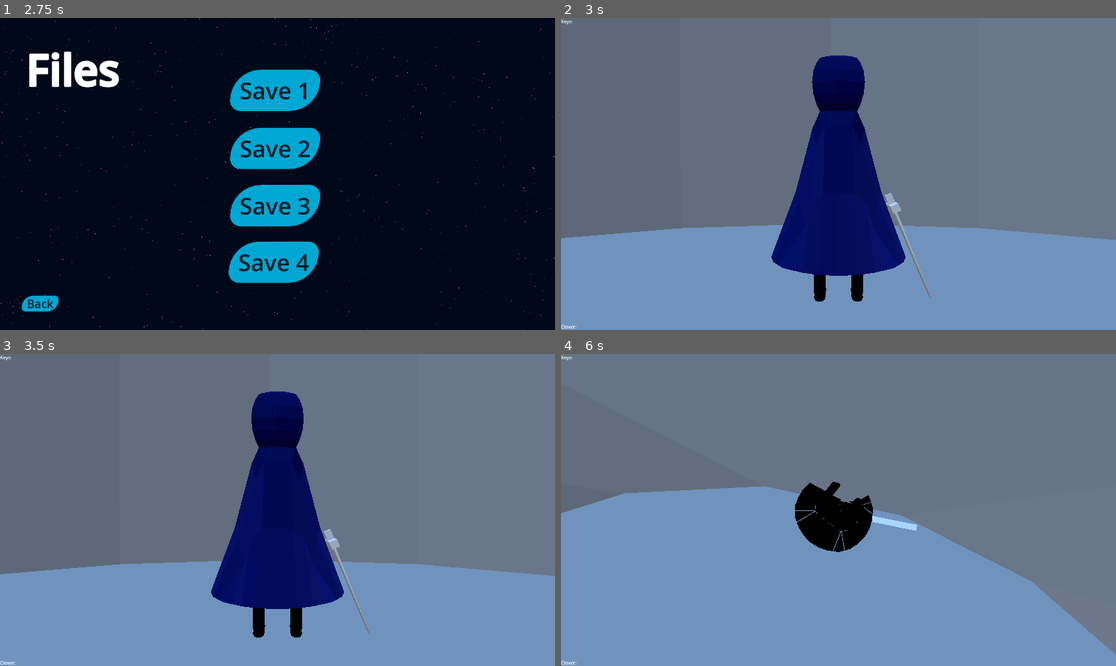
Above: before the commit, frames 1-4 (two rows, left to right).
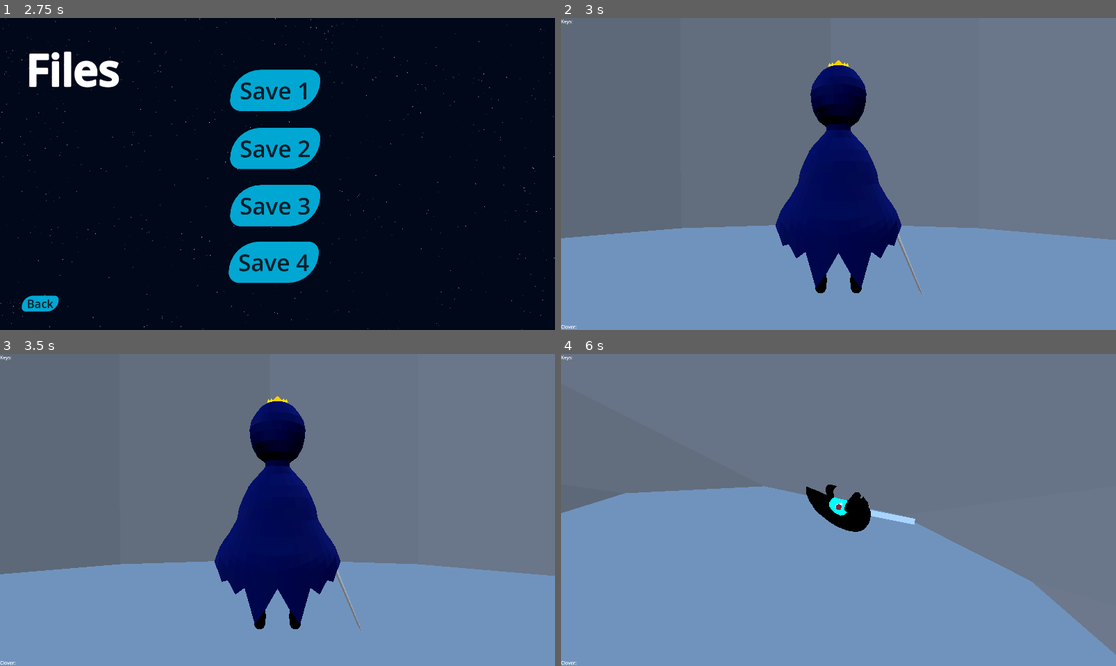
Above: after the commit, the same moments.

Repository: ruapotato/Gravitationally-Challenged
Game: Godot game, scene res://2d_interfaces/Title.tscn
Same seed, same stepped clock (60 frames per second), same inputs: the game is played once before the commit and once after it. Sound files missing from this copy of the repository are replaced by a short silence.
Inputs (mouse positions are in pixels of both pictures, inside the frame that each line leads up to):
- Up to frame 1 (2.75 s): click "Play" at 0.5 s; click "Back" at 1.25 s; click "Play" at 2 s
- Up to frame 2 (3 s): click "Save 1" at 2.75 s
- Up to frame 3 (3.5 s): no input
- Up to frame 4 (6 s): tap Enter at 3.5 s; move the mouse to (866, 510) at 3.52 s; press the mouse at (866, 510) at 3.53 s; hold W (up) from 3.53 s (still down); move the mouse to (810, 510) at 4.27 s; release the mouse at (810, 510) at 4.28 s; tap Mouse wheel up (zoom_in) at 4.35 s; tap Space (reverse) at 5 s; move the mouse to (849, 503) at 5.02 s; hold Mouse wheel down (zoom_out) 5.03-5.78 s; move the mouse to (832, 516) at 5.77 s; click (832, 516) at 5.85 s

Frame 1 is identical in both runs. In frame 2, 3.8% of the frame differs, in the area x 37-67%, y 12-91%; in frame 3, 3.6%; in frame 4, 1.7%.

Commit message:
Add badass player mesh into game

Diff:
--- a/entities/legs.gd
+++ b/entities/legs.gd
@@ -6,7 +6,7 @@
 
 const LEG_SPEED = 8.0  # Speed of leg swing
 const MAX_ANGLE = PI/10  # Maximum swing angle
-const LEG_LENGTH = 0.32  # Length of each leg
+const LEG_LENGTH = 0.4  # Length of each leg
 const RESET_SPEED = 5.0  # Speed at which legs return to neutral
 const SOUND_THRESHOLD = 0.95  # Threshold for playing sound (95% of max angle)
 
--- a/entities/player.gd
+++ b/entities/player.gd
@@ -21,8 +21,8 @@
 const LERP_VAL = 0.15
 const GRAVITY_SCALE = 1.0
 const ROTATION_SPEED = 10.0
-const MIN_STRETCH = 0.7
-const MAX_STRETCH = 0.8
+const MIN_STRETCH = 1.0
+const MAX_STRETCH = 1.1
 const STRETCH_SPEED = 8.0
 const KNOCKDOWN_DURATION = 3.0
 const KNOCKDOWN_ROTATION_SPEED = 5.0
--- a/entities/player.tscn
+++ b/entities/player.tscn
@@ -1,7 +1,7 @@
 [gd_scene load_steps=10 format=3 uid="uid://bej60nbr21nhf"]
 
-[ext_resource type="PackedScene" uid="uid://ci6dvjpgwuevu" path="res://import/player.glb" id="2_5hcgc"]
 [ext_resource type="Script" path="res://entities/player.gd" id="2_ivawi"]
+[ext_resource type="PackedScene" uid="uid://cea6mpd4nqc38" path="res://import/player2.glb" id="2_tbhwb"]
 [ext_resource type="Material" uid="uid://5by4njtaogfn" path="res://native/player.tres" id="3_0dd4x"]
 [ext_resource type="Script" path="res://entities/legs.gd" id="3_pa33j"]
 [ext_resource type="PackedScene" uid="uid://bif4c56lalkna" path="res://weapons/sword.tscn" id="4_4lhy3"]
@@ -43,14 +43,14 @@
 [node name="bot_right" type="Node3D" parent="."]
 transform = Transform3D(1, 0, 0, 0, 1, 0, 0, 0, 1, 0.105191, 0.871933, 0.0914997)
 
-[node name="mesh" parent="." instance=ExtResource("2_5hcgc")]
-transform = Transform3D(1, 0, 0, 0, 1, 0, 0, 0, 1, 0, 0.432527, 0)
+[node name="mesh" parent="." instance=ExtResource("2_tbhwb")]
+transform = Transform3D(1, 0, 0, 0, 1, 0, 0, 0, 1, 0, 0.367852, -0.0646426)
 
-[node name="Plane" parent="mesh" index="0"]
+[node name="cape" parent="mesh" index="0"]
 surface_material_override/0 = ExtResource("3_0dd4x")
 
 [node name="LegAnimator" type="Node3D" parent="mesh"]
-transform = Transform3D(1, 0, 0, 0, 1, 0, 0, 0, 1, 0, -0.326193, 0)
+transform = Transform3D(1, 0, 0, 0, 1, 0, 0, 0, 1, 0, -0.172028, 0)
 script = ExtResource("3_pa33j")
 
 [node name="sword" parent="mesh" instance=ExtResource("4_4lhy3")]
--- a/native/player.tres
+++ b/native/player.tres
@@ -5,7 +5,6 @@
 shading_mode = 0
 albedo_color = Color(0, 0, 0, 1)
 grow = true
-grow_amount = -0.015
 
 [resource]
 next_pass = SubResource("StandardMaterial3D_43525")
Not shown, added: blender/player2.blend.import
Renamed: entities/player2.glb -> import/player2.glb
Not shown, added: import/player2.glb.import
